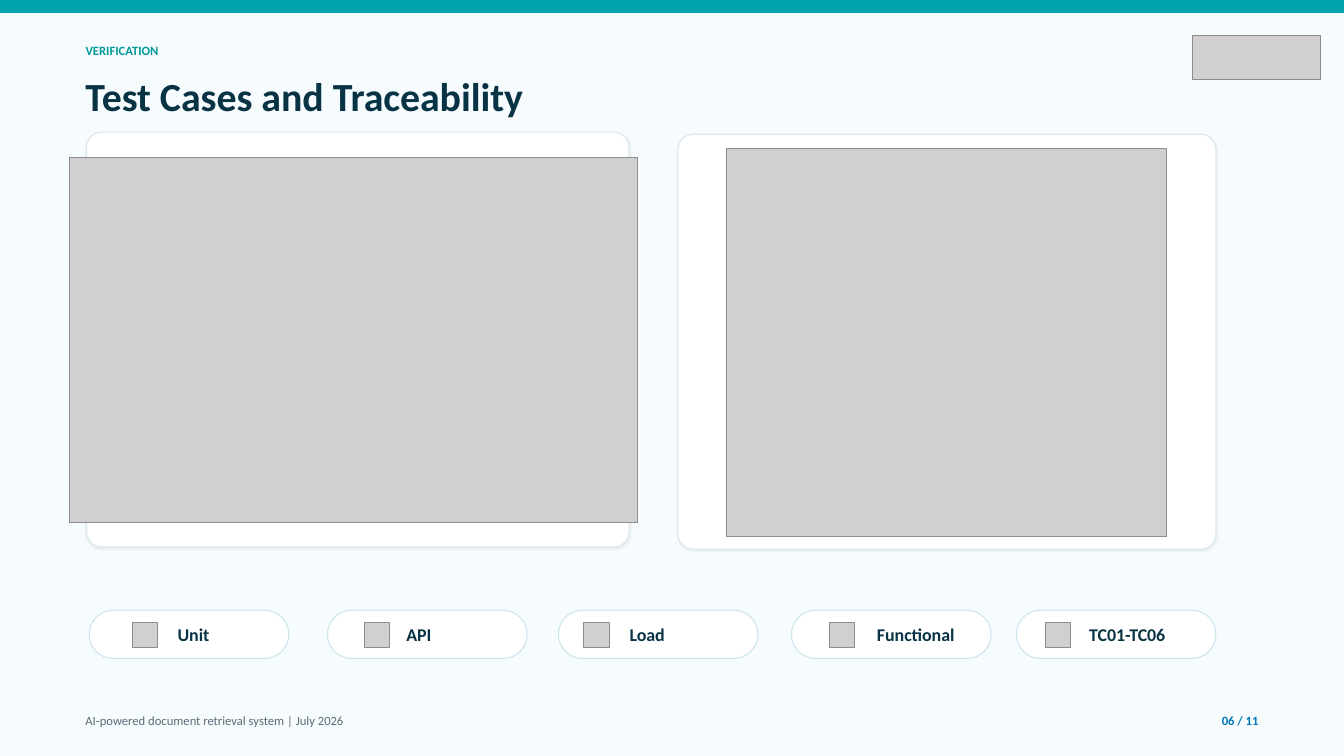
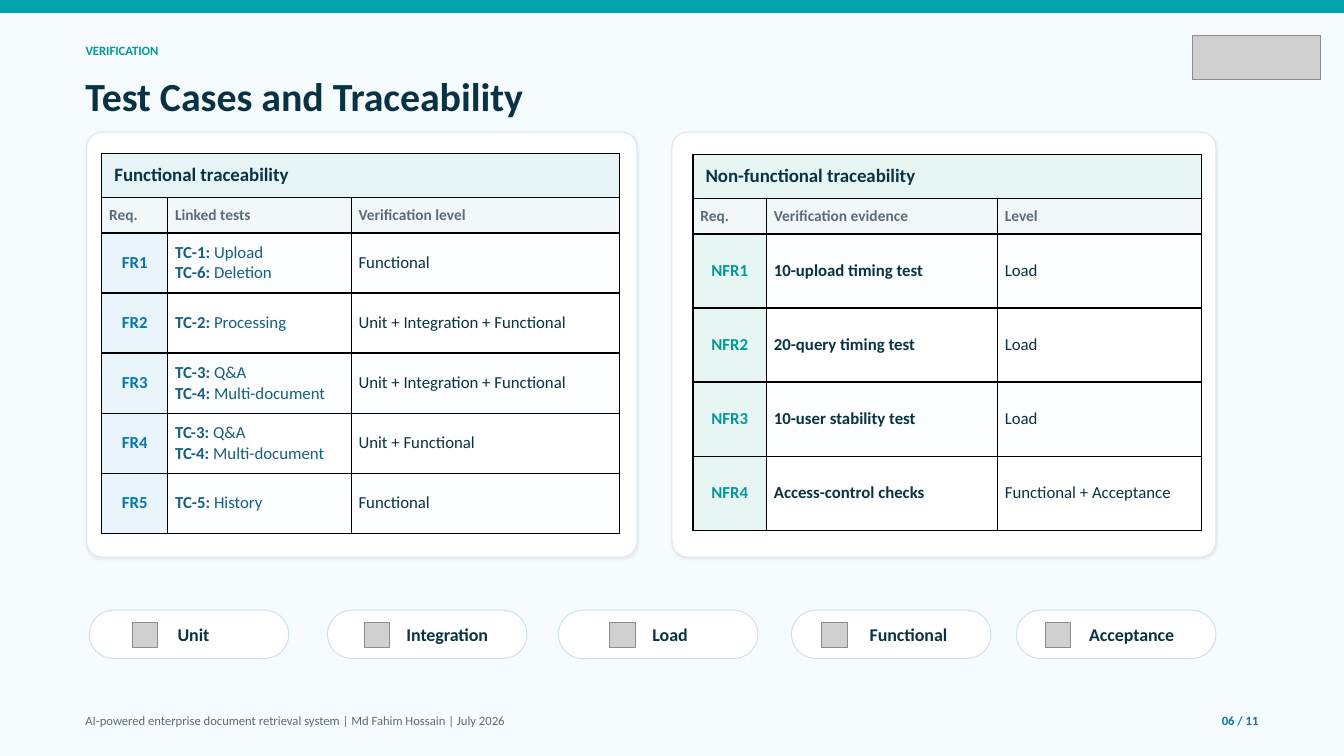
Before and after one commit to alifhossain174/Masters-Internship-Report, a slide deck: slide 6 of Presentation - Software Verification and Validation.pptx. Drawn at 1344x756 pixels with LibreOffice and Linux fonts; fonts in the diff are those of the drawing; grey boxes stand for pictures. Boxes give left, top, right and bottom in pixels: in the first picture for what was removed or moved away, otherwise in the second. Text is boxed around its words. In the diff, an @@ line names an element or a change of style, - is before the commit and + after.

```diff
--- a/Presentation - Software Verification and Validation.pptx
+++ b/Presentation - Software Verification and Validation.pptx
@@ rounded rectangle: place and size @@
-rounded rectangle at <box>87,132,629,547</box>
+rounded rectangle at <box>87,132,637,558</box>
@@ rounded rectangle: place and size @@
-rounded rectangle at <box>679,134,1217,549</box>
+rounded rectangle at <box>673,132,1217,558</box>
@@ picture removed at <box>727,149,1168,537</box> @@
@@ picture removed at <box>70,157,637,522</box> @@
@@ table added at <box>102,153,619,533</box>, 7 rows, 3 columns @@
+Functional traceability |  | 
+Req. | Linked tests | Verification level
+FR1 | TC-1: Upload / TC-6: Deletion | Functional
+FR2 | TC-2: Processing | Unit + Integration + Functional
+FR3 | TC-3: Q&A / TC-4: Multi-document | Unit + Integration + Functional
+FR4 | TC-3: Q&A / TC-4: Multi-document | Unit + Functional
+FR5 | TC-5: History | Functional
@@ table added at <box>694,154,1202,530</box>, 6 rows, 3 columns @@
+Non-functional traceability |  | 
+Req. | Verification evidence | Level
+NFR1 | 10-upload timing test | Load
+NFR2 | 20-query timing test | Load
+NFR3 | 10-user stability test | Load
+NFR4 | Access-control checks | Functional + Acceptance
@@ text at <box>406,628,488,644</box>: text changed @@
-API
+Integration
@@ picture removed at <box>584,623,609,648</box> @@
@@ picture added at <box>610,623,635,648</box> @@
@@ text "Load": place and size @@
-text "Load" at <box>630,628,665,641</box>
+text "Load" at <box>652,628,687,641</box>
@@ picture: place and size @@
-picture at <box>830,623,855,648</box>
+picture at <box>822,623,847,648</box>
@@ text "Functional": place and size @@
-text "Functional" at <box>877,628,955,641</box>
+text "Functional" at <box>870,628,948,641</box>
@@ text at <box>1089,629,1174,644</box>: text changed @@
-TC01-TC06
+Acceptance
@@ text at <box>85,716,505,727</box>: text changed @@
-AI-powered document retrieval system | July 2026
+AI-powered enterprise document retrieval system | Md Fahim Hossain | July 2026
```
Also in this commit, not shown: 10 other slides changed, 1 other file.
